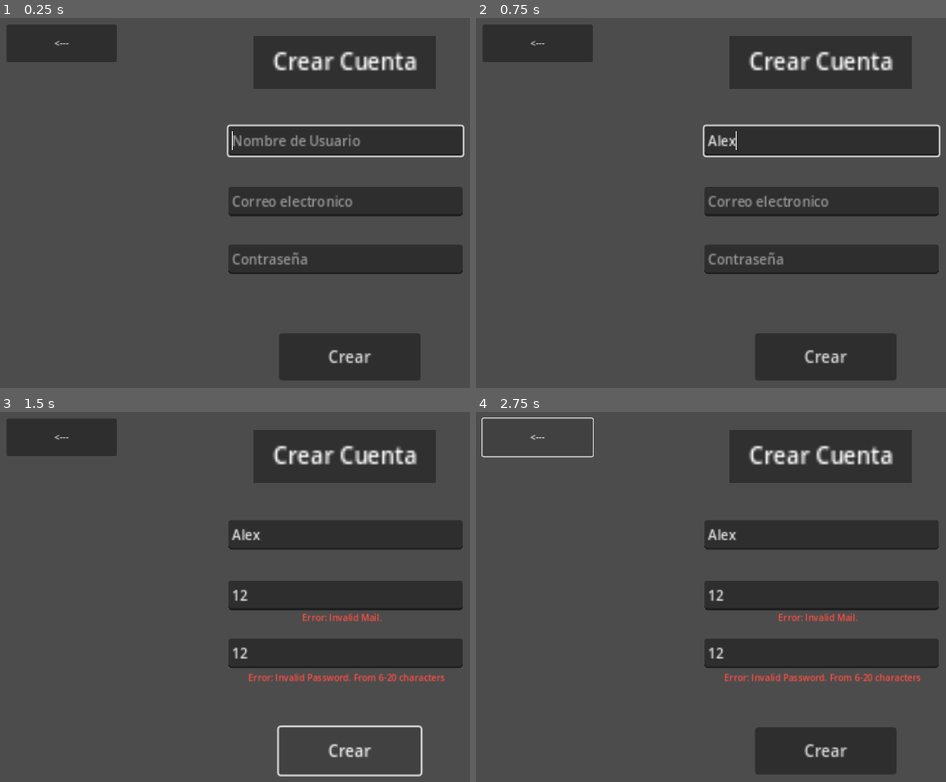
Above: before the commit, frames 1-4 (two rows, left to right).
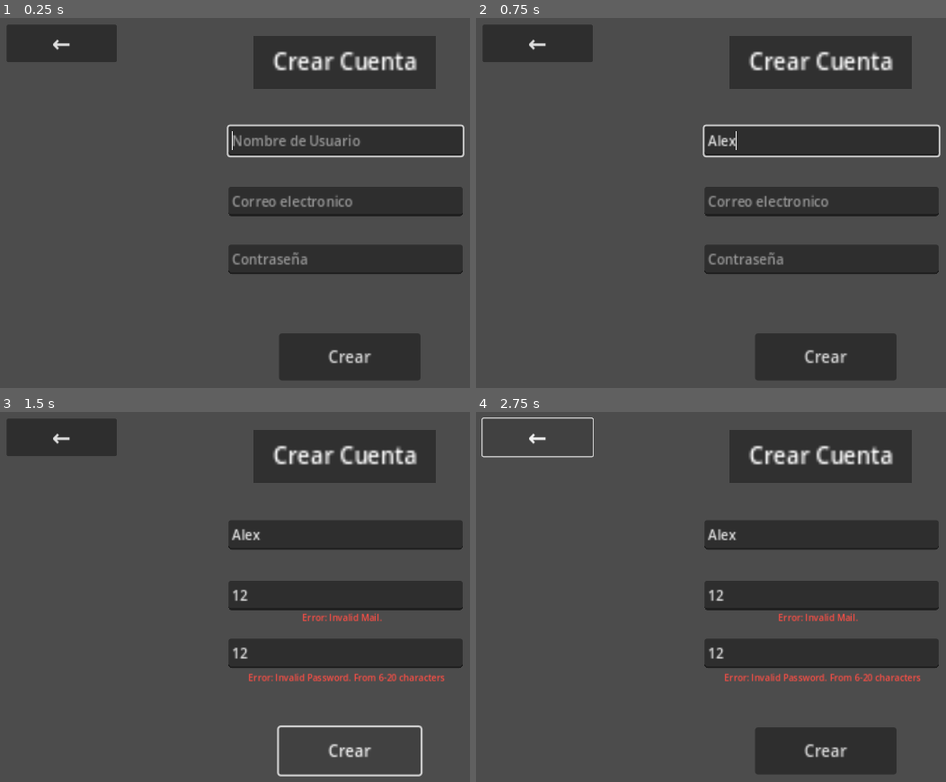
Above: after the commit, the same moments.

Repository: codemonsters/tag-of-war
Game: Godot game, scene res://screens/menu/create_account.tscn
Two runs of this game, one before a commit and one after it. Both use one fixed random seed, a clock stepped at 60 frames per second and the inputs below. This scene is started directly instead of the project's main scene.
Inputs (mouse positions are in pixels of both pictures, inside the frame that each line leads up to):
- Up to frame 1 (0.25 s): no input
- Up to frame 2 (0.75 s): click (823, 140) at 0.52 s; type "Alex" at 0.6 s
- Up to frame 3 (1.5 s): click (347, 597) at 0.75 s; type "12" at 0.83 s; click (347, 652) at 0.98 s; type "12" at 1.07 s; click "Crear" at 1.25 s
- Up to frame 4 (2.75 s): click "<---" (after the commit: "←") at 2 s

The runs differ from the first frame. In frame 1, less than 0.1% of the frame differs, in the area x 11-15%, y 5-9%; in frame 2, less than 0.1%; in frame 3, less than 0.1%; in frame 4, less than 0.1%.
Error in both runs: Invalid access to property or key 'server_message_recieved' on a base object of type 'Window'. (res://screens/menu/create_account.gd:19)

Commit message:
cambiadas flechas en recuperar contraseña y create account

Diff:
--- a/cliente/src/screens/menu/create_account.tscn
+++ b/cliente/src/screens/menu/create_account.tscn
@@ -105,7 +105,8 @@
 offset_top = 23.0
 offset_right = 219.0
 offset_bottom = 90.0
-text = "<---"
+theme_override_font_sizes/font_size = 40
+text = "←"
 
 [connection signal="pressed" from="BtnCreateAccount" to="." method="_on_btn_create_account_pressed"]
 [connection signal="pressed" from="BtnVolver" to="." method="_on_btn_volver_pressed"]
--- a/cliente/src/screens/menu/recuperar_contraseña.tscn
+++ b/cliente/src/screens/menu/recuperar_contraseña.tscn
@@ -129,7 +129,8 @@
 offset_top = 23.0
 offset_right = 219.0
 offset_bottom = 90.0
-text = "<---"
+theme_override_font_sizes/font_size = 40
+text = "←"
 
 [connection signal="pressed" from="BtnCorreoEnviado" to="." method="_on_btn_correo_enviado_pressed"]
 [connection signal="pressed" from="BtnVolver" to="." method="_on_button_pressed"]
